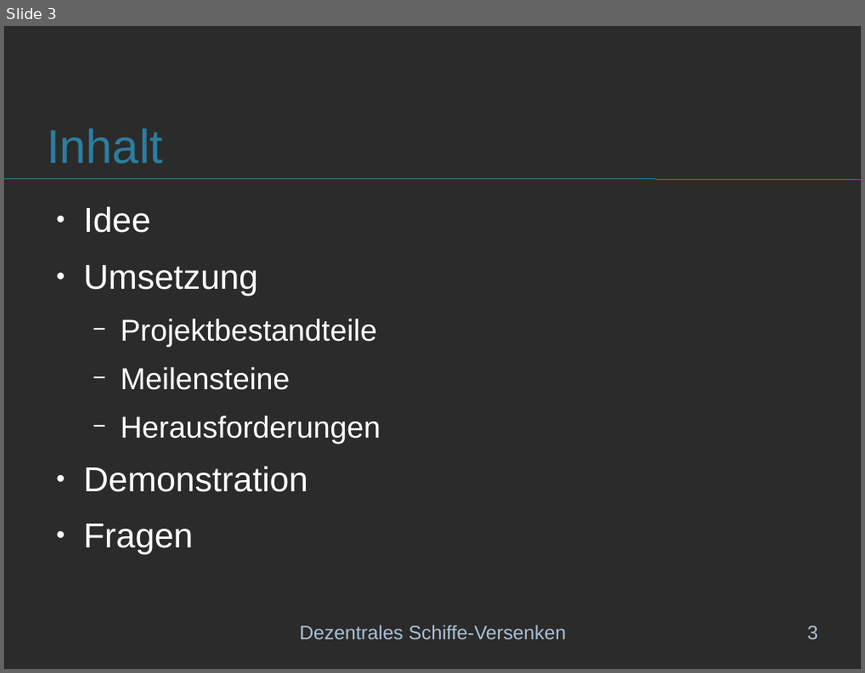
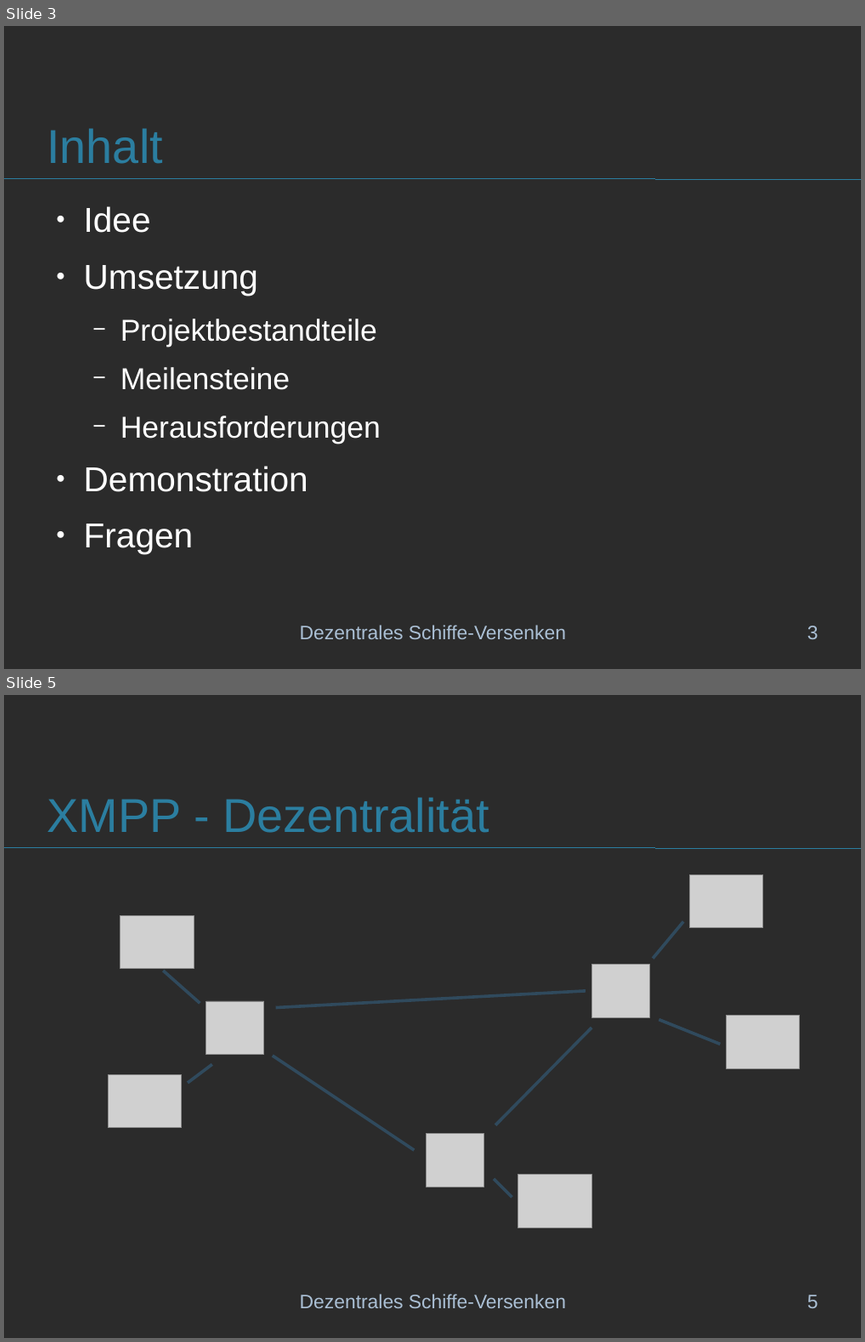
Before and after one commit to schiffchen/documentation, a slide deck: Praesentation/Projektpraesentation.odp. Shown one above the other, each under a label of ours: slide 3 before the commit, slides 3 and 5 after it; the slides between them are not shown. The pictures are 865x673 and 865x1342 pixels, drawn with LibreOffice and Linux fonts; fonts in the diff are those of the drawing; grey boxes stand for pictures; background and template pictures are left out; a plain dark background stands for a picture behind light text. Boxes give left, top, right and bottom in pixels: in the first picture for what was removed or moved away, otherwise in the second. Text is boxed around its words. In the diff, an @@ line names an element or a change of style, - is before the commit and + after.

Commit message:
Added XMPP information

```diff
--- a/Praesentation/Projektpraesentation.odp
+++ b/Praesentation/Projektpraesentation.odp
@@ slide 5 added at (4, 695, 861, 1338), background picture (left out) @@
@@ title added at (46, 797, 488, 833), 44 pt, text #2B7EA0 @@
+XMPP - Dezentralität
@@ line added from (4, 848) to (861, 848), #2B7EA0 0 pt @@
@@ picture added at (690, 874, 763, 927) @@
@@ picture added at (120, 915, 194, 968) @@
@@ line added from (653, 959) to (683, 921), #304A5D 2.83 pt @@
@@ line added from (164, 970) to (200, 1003), #304A5D 2.83 pt @@
@@ picture added at (592, 964, 650, 1017) @@
@@ line added from (276, 1008) to (585, 991), #304A5D 2.83 pt @@
@@ picture added at (206, 1001, 264, 1055) @@
@@ line added from (659, 1019) to (720, 1044), #304A5D 2.83 pt @@
@@ picture added at (726, 1015, 800, 1068) @@
@@ line added from (495, 1125) to (592, 1027), #304A5D 2.83 pt @@
@@ picture added at (109, 1074, 182, 1128) @@
@@ line added from (188, 1083) to (212, 1064), #304A5D 2.83 pt @@
@@ line added from (273, 1055) to (415, 1150), #304A5D 2.83 pt @@
@@ picture added at (426, 1134, 484, 1186) @@
@@ line added from (494, 1179) to (512, 1197), #304A5D 2.83 pt @@
@@ picture added at (518, 1174, 591, 1228) @@
@@ text added at (300, 1293, 566, 1308), 18 pt, text #AABFD4 @@
+Dezentrales Schiffe-Versenken
@@ page number added at (807, 1294, 818, 1308), 18 pt, text #AABFD4 @@
+5
```
Also in this commit, not shown: 1 slide changed, 2 other files.
